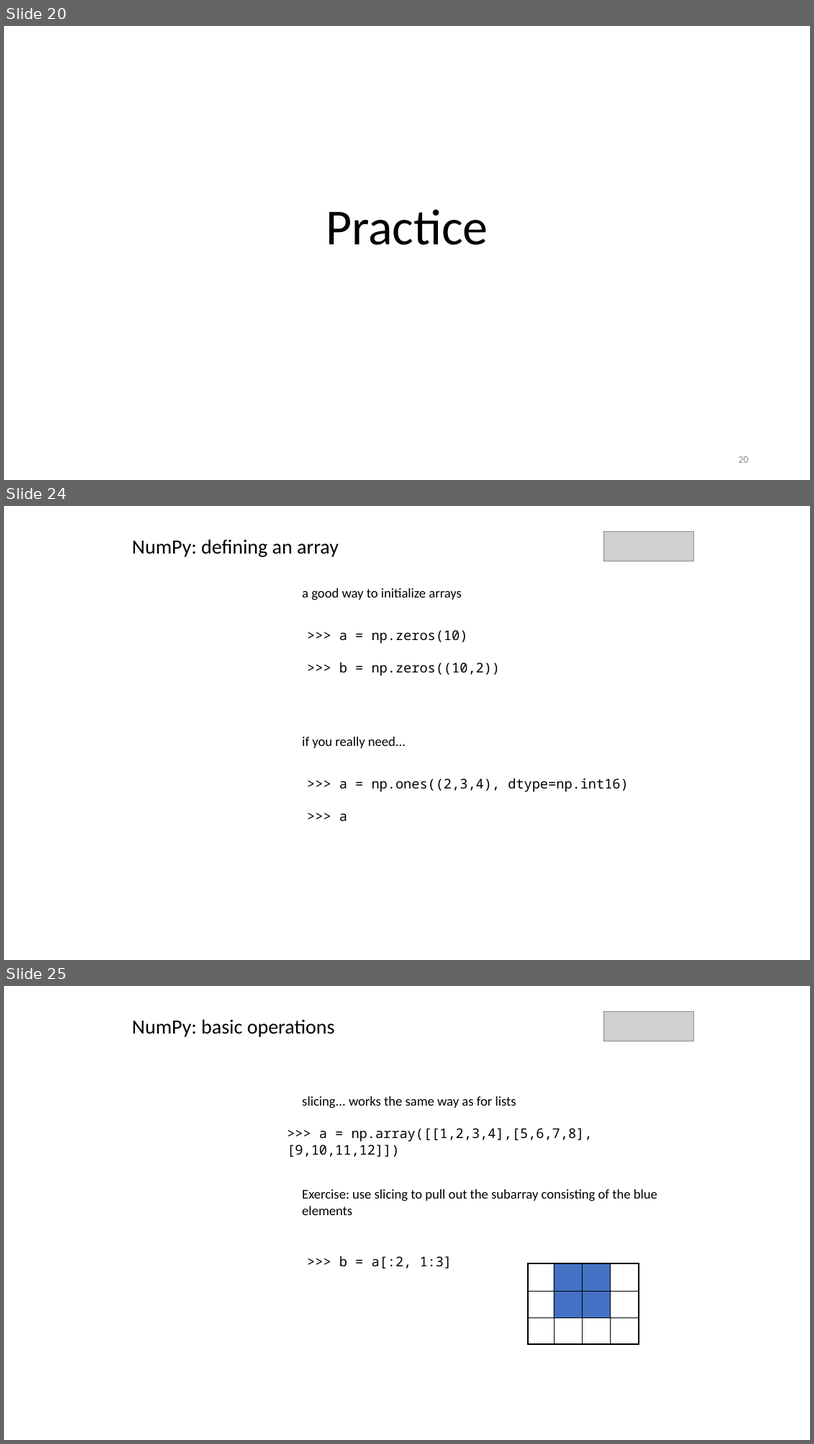
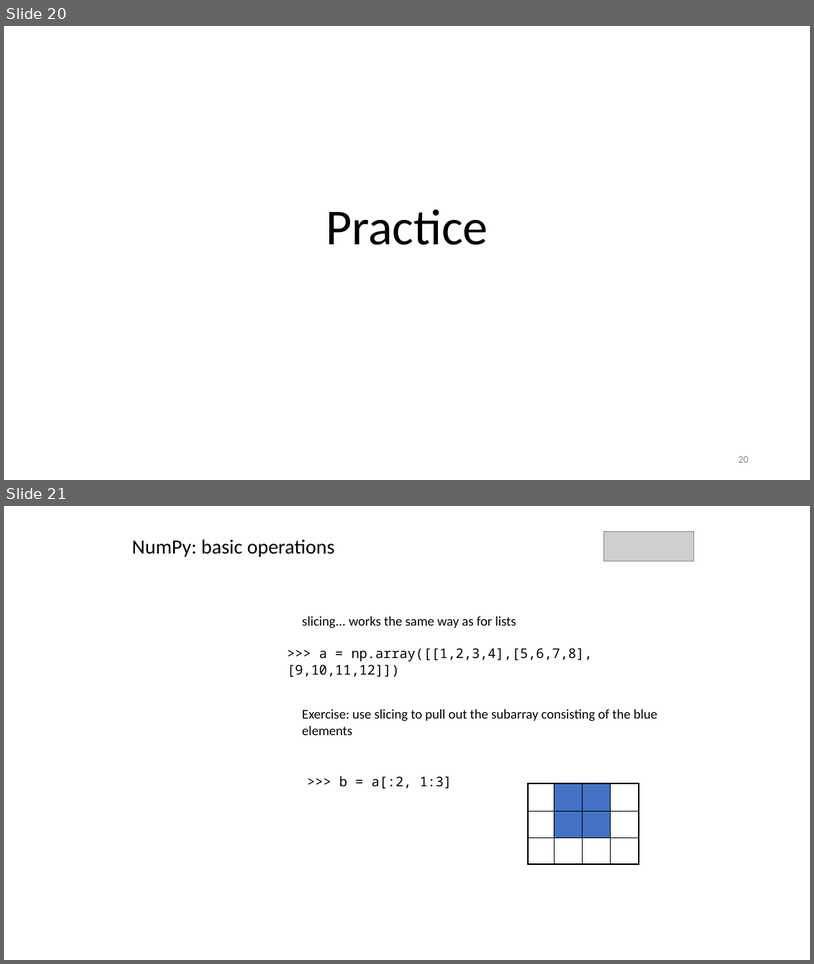
Before and after one commit to motazsaad/Math-Statistics-DataScience, a slide deck: slides/Numpy.pptx. Shown one above the other, each under a label of ours: slides 20, 24 and 25 before the commit, slides 20 and 21 after it; the slides between them are not shown. The pictures are 814x1444 and 814x964 pixels, drawn with LibreOffice and Linux fonts; fonts in the diff are those of the drawing; grey boxes stand for pictures. Boxes give left, top, right and bottom in pixels: in the first picture for what was removed or moved away, otherwise in the second. Text is boxed around its words. In the diff, an @@ line names an element or a change of style, - is before the commit and + after.

```diff
--- a/slides/Numpy.pptx
+++ b/slides/Numpy.pptx
@@ slide 24 removed at <box>4,506,810,960</box>, background #FFFFFF @@
@@ text removed at <box>132,539,339,557</box> @@
-NumPy: defining an array
@@ picture removed at <box>604,531,695,561</box> @@
@@ text removed at <box>302,588,462,600</box> @@
-a good way to initialize arrays
@@ text removed at <box>340,630,501,676</box> @@
->>> a = np.zeros(10)
->>> b = np.zeros((10,2))
@@ text removed at <box>302,736,406,748</box> @@
-if you really need...
@@ text removed at <box>340,777,628,821</box> @@
->>> a = np.ones((2,3,4), dtype=np.int16)
->>> a
@@ what was slide 25 is now slide 21 @@
```
Also in this commit, not shown: 3 other slides removed, 2 other files.
